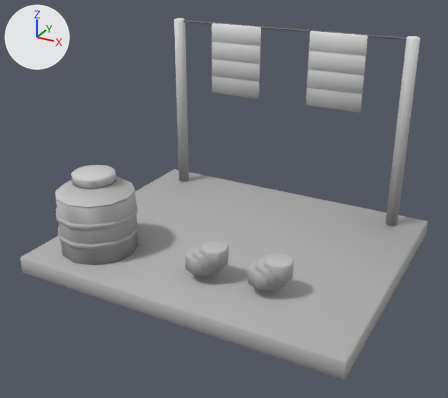
Before and after pictures for a commit that changed the glTF model assets/models/jodhpur/props/rooftop_clutter.glb.
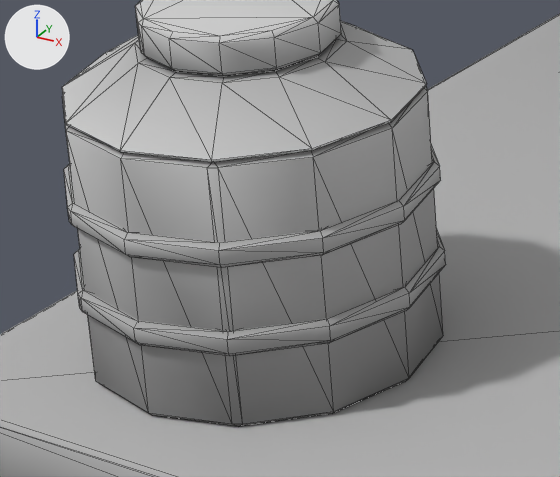
The first picture shows the older version from a camera (50 mm lens) standing at (2.41, -4.61, 2.84) and looking at (-0.02, -0.19, 0.63). The close-ups show the older and then the newer version on the part from 9% to 37% of the width and 43% to 69% of the height of that picture. Only the edits that show in the close-ups are written down. Arrows for +X, +Y and +Z are at upper left; the lights stay in place. The close-ups show mesh edges as thin lines. Vertices at exactly the same position are counted once.

Before the edit, the objects in view are built like this:
```python
me_clutter_base = bpy.data.meshes.new('Clutter_Base')
me_clutter_base.from_pydata(...)  # 664 vertices, 1282 faces; spans x -1.5..1.5, y -1.25..1.25, z 0.0..1.96
me_clutter_base.materials.append(mat_paletteatlas)
ob_clutter_base = bpy.data.objects.new('Clutter_Base', me_clutter_base)
ob_clutter_base.location = (0.0, 0.0, 0.0)
```
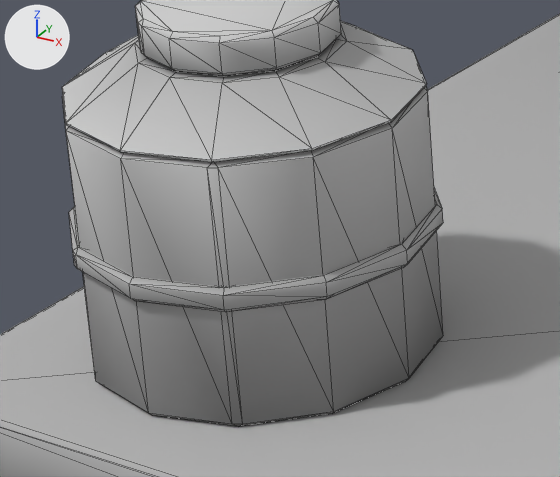
What differs and where, as boxes [x1, y1, x2, y2] in the close-ups (560 x 477 px; the box of a moved part takes in the faces that stretch with it):
part 1 of me_clutter_base, moved or reshaped: before [64, 145, 441, 268]; after [69, 188, 443, 312]
part 2 of me_clutter_base, deleted: before [74, 228, 446, 356]

What the commit changed:
me_clutter_base is used by ob_clutter_base; location (0.0, 0.0, 0.0).
me_clutter_base had 664 vertices, 1282 faces and spanned x -1.5..1.5, y -1.25..1.25, z 0.0..1.96.
me_clutter_base now has 516 vertices, 990 faces and spans x -1.5..1.5, y -1.25..1.25, z 0.0..1.96.
me_clutter_base part 1: the loose piece of 52 vertices spanning x -1.36..-0.64, y -1.11..-0.39, z 0.5..0.55 is moved by (0.0, 0.0, -0.09).
me_clutter_base part 2: the loose piece of 52 vertices spanning x -1.36..-0.64, y -1.11..-0.39, z 0.32..0.37 is deleted.
Other edits to the shape of me_clutter_base do not show in these pictures.
